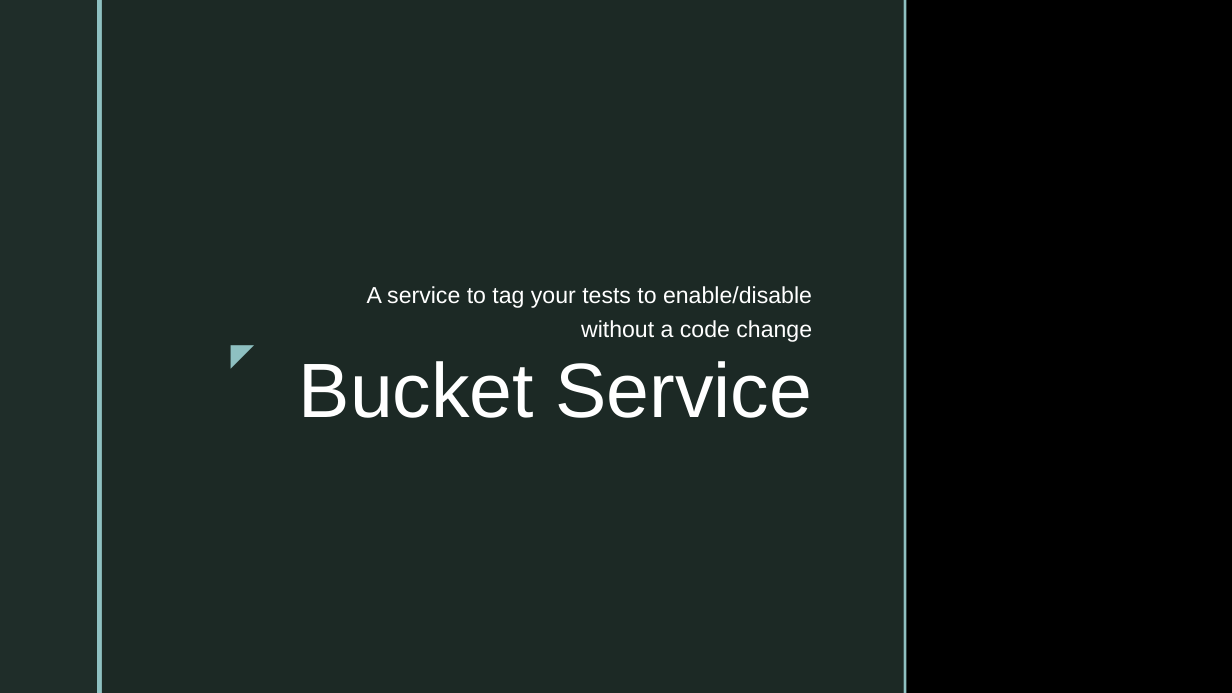
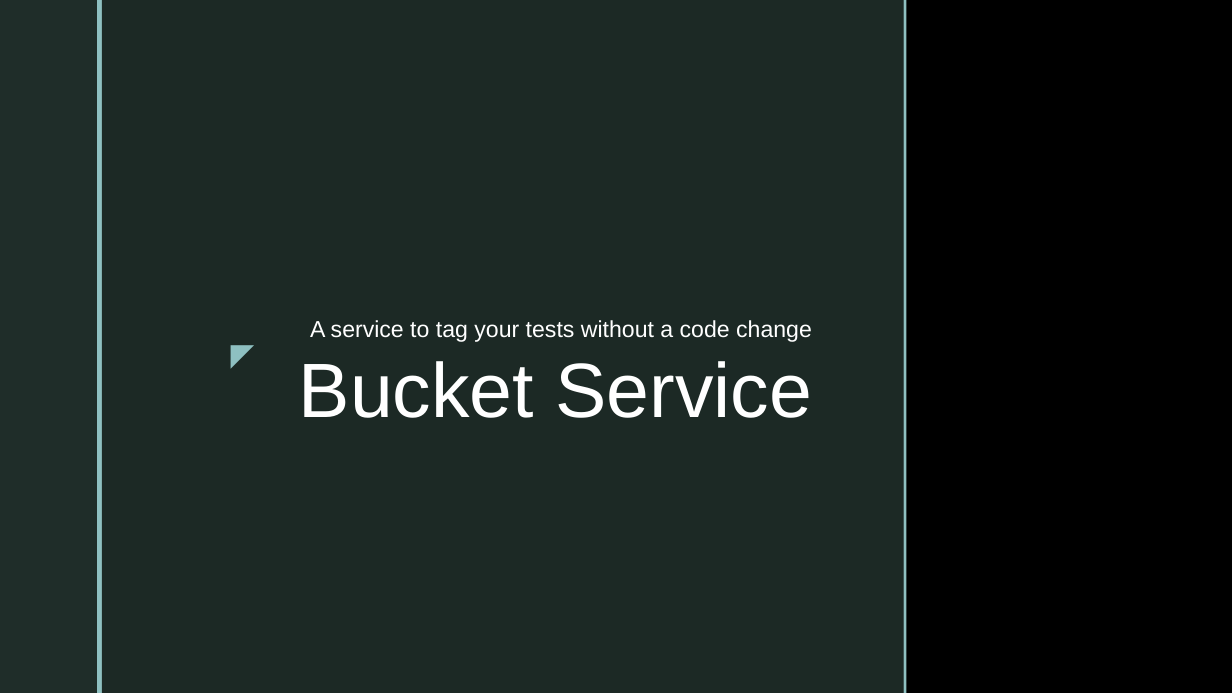
Before and after one commit to smccarthy/bucket-service-presentation, a slide deck: slide 1 of bucket-service-presentation.pptx. Drawn at 1232x693 pixels with LibreOffice and Linux fonts; fonts in the diff are those of the drawing; background and template pictures are left out. Boxes give left, top, right and bottom in pixels: in the first picture for what was removed or moved away, otherwise in the second. Text is boxed around its words. In the diff, an @@ line names an element or a change of style, - is before the commit and + after.

```diff
--- a/bucket-service-presentation.pptx
+++ b/bucket-service-presentation.pptx
@@ subtitle at [310,320,812,342]: text changed @@
-A service to tag your tests to enable/disable without a code change
+A service to tag your tests without a code change
```
Also in this commit, not shown: 1 other slide changed.
